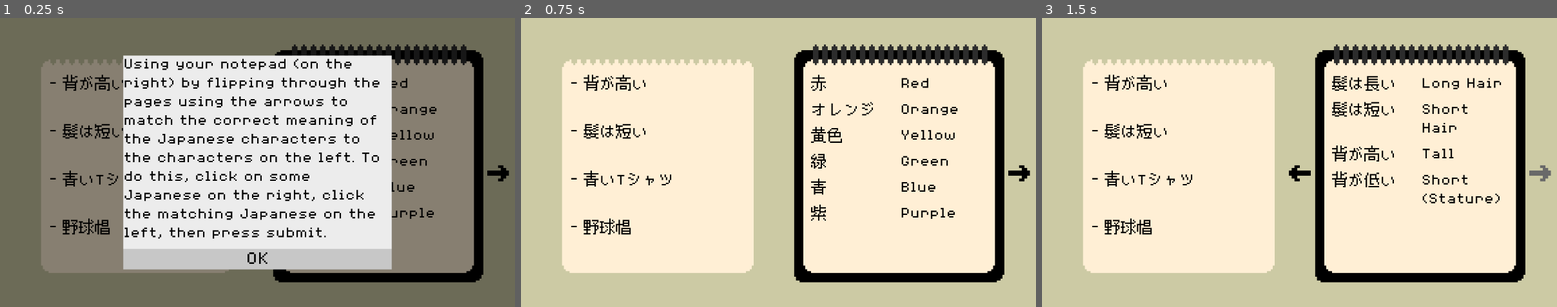
Above: before the commit, frames 1-3 (left to right).
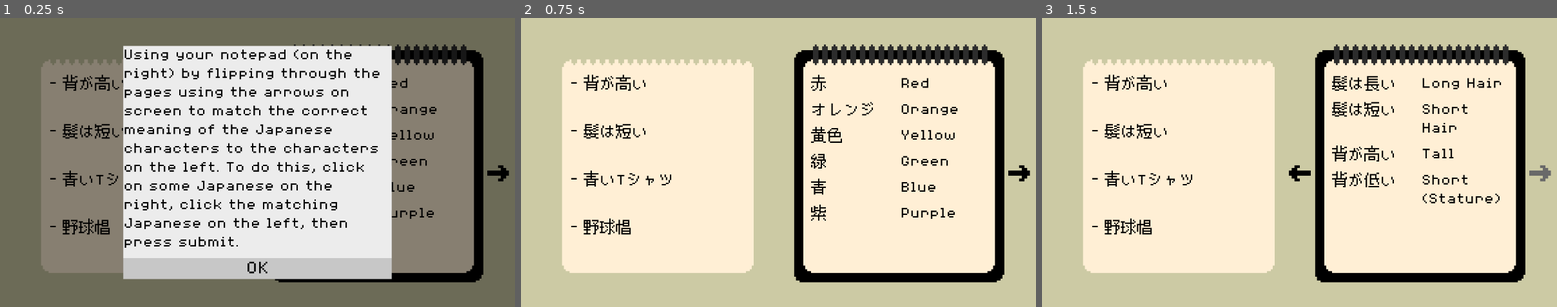
Above: after the commit, the same moments.

Repository: emkartch/Capstone_Bottoh
Game: Godot game, scene res://main.tscn
Two runs of this game, one before a commit and one after it. Both use one fixed random seed, a clock stepped at 60 frames per second and the inputs below.
Inputs (mouse positions are in pixels of both pictures, inside the frame that each line leads up to):
- Up to frame 1 (0.25 s): no input
- Up to frame 2 (0.75 s): click "OK" at 0.5 s
- Up to frame 3 (1.5 s): click (1541, 174) at 1.25 s

The runs differ from the first frame. In frame 1, 15% of the frame differs, in the area x 23-77%, y 9-91%; in frame 2, nothing differs; in frame 3, nothing differs.

Commit message:
Add small change to instructions

Diff:
--- a/没頭-(bottō)/hud/hud.tscn
+++ b/没頭-(bottō)/hud/hud.tscn
@@ -60,7 +60,7 @@
 custom_minimum_size = Vector2(100, 0)
 layout_mode = 2
 theme_override_font_sizes/font_size = 60
-text = "Using your notepad (on the right) by flipping through the pages using the arrows to match the correct meaning of the Japanese characters to the characters on the left. To do this, click on some Japanese on the right, click the matching Japanese on the left, then press submit."
+text = "Using your notepad (on the right) by flipping through the pages using the arrows on screen to match the correct meaning of the Japanese characters to the characters on the left. To do this, click on some Japanese on the right, click the matching Japanese on the left, then press submit."
 autowrap_mode = 2
 
 [node name="Button" type="Button" parent="StartText/Control/PanelContainer/VBoxContainer" unique_id=1581312613]
